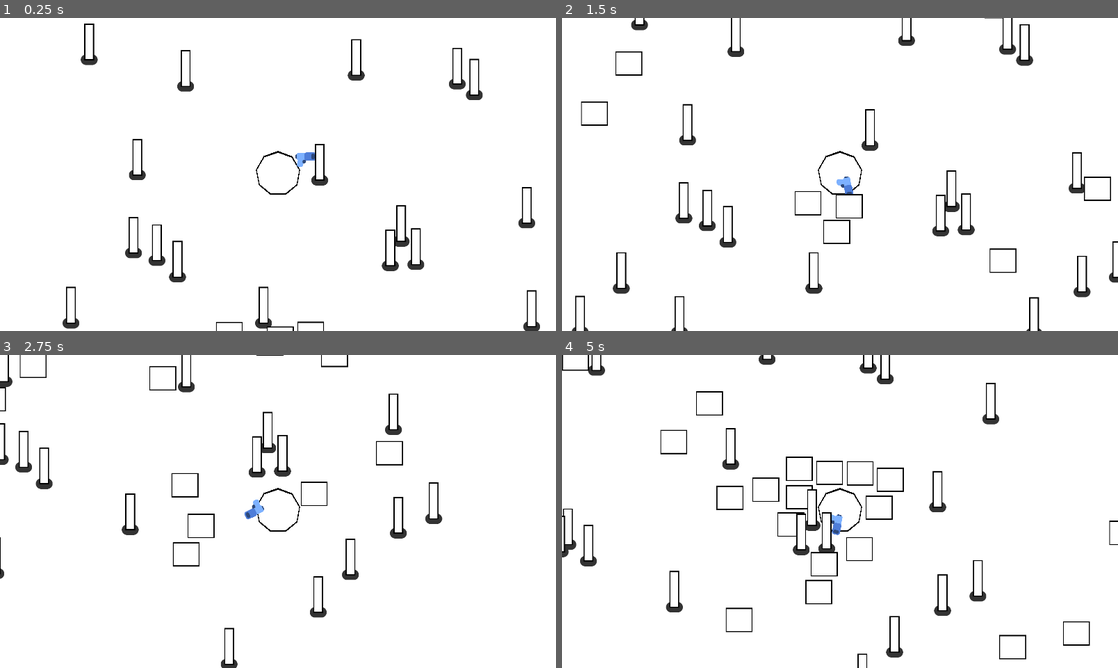
Above: before the commit, frames 1-4 (two rows, left to right).
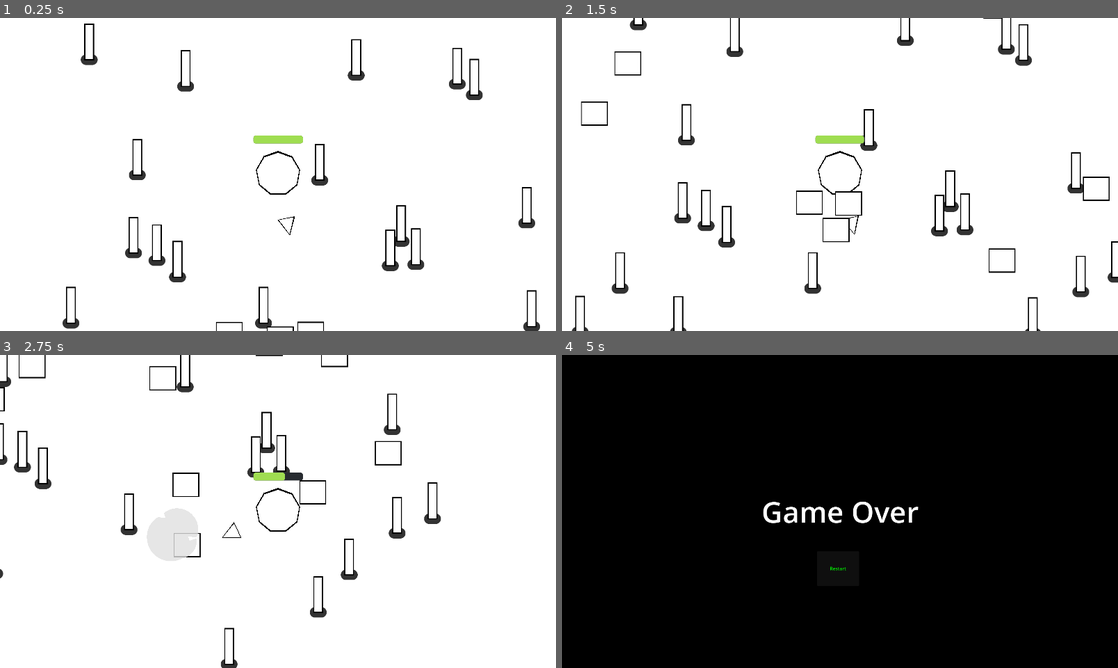
Above: after the commit, the same moments.

Repository: Alyosha-ctrl/foolJam2025
Game: Godot game, scene res://tower_survival.tscn
The game is run twice, just before and just after one commit, with the same random seed, the same clock (stepped at 60 frames per second) and the same inputs.
Inputs:
- Up to frame 1 (0.25 s): no input
- Up to frame 2 (1.5 s): hold D (move_right) 0.53-1.28 s; hold S (move_down) from 1.28 s (still down)
- Up to frame 3 (2.75 s): release S (move_down) at 2.03 s; hold D (move_right) from 2.03 s (still down)
- Up to frame 4 (5 s): release D (move_right) at 2.78 s; hold W (move_up) 2.78-3.53 s; hold A (move_left) from 3.53 s (still down)

The runs differ from the first frame. In frame 1, 0.4% of the frame differs, in the area x 45-57%, y 37-70%; in frame 2, 3.1%; in frame 3, 3.5%; in frame 4, 98%, in the area x 0-100%, y 0-100%.

Commit message:
Made the gun into a triangle, and fixed a bug with the players hitbox being too small.
Turned the gun into a triangle, and the remodel of the style is almost complete, just have to turn the bullet into another triangle.

Diff:
--- a/gun.gd
+++ b/gun.gd
@@ -17,10 +17,11 @@
 	const BULLET = preload("res://bullet.tscn")
 	var new_bullet = BULLET.instantiate()
 	new_bullet.global_position = $%shooting_point.global_position
+	#Replace with the rotation aimed at the nearest enemy
 	new_bullet.global_rotation = $%shooting_point.global_rotation
 	$%shooting_point.add_child(new_bullet)
 
 
 
 func _on_timer_timeout() -> void:
-	time += 0.1
+	time += %Timer.wait_time
--- a/gun.tscn
+++ b/gun.tscn
@@ -12,20 +12,34 @@
 script = ExtResource("1_dk5gl")
 
 [node name="CollisionShape2D" type="CollisionShape2D" parent="."]
-position = Vector2(121, -11)
+position = Vector2(210, 0)
 shape = SubResource("CircleShape2D_dk5gl")
 
 [node name="weapon_pivot" type="Marker2D" parent="."]
 
+[node name="Polygon2D2" type="Polygon2D" parent="weapon_pivot"]
+position = Vector2(-23, 3)
+scale = Vector2(1.12727, 1.19231)
+color = Color(0, 0, 0, 1)
+polygon = PackedVector2Array(156, -28, 156, 24, 211, -3)
+
+[node name="Polygon2D" type="Polygon2D" parent="weapon_pivot/Polygon2D2"]
+position = Vector2(19.5161, -4.76837e-07)
+scale = Vector2(0.887097, 0.83871)
+polygon = PackedVector2Array(156, -28, 156, 24, 211, -3)
+
+[node name="shooting_point" type="Marker2D" parent="weapon_pivot/Polygon2D2"]
+unique_name_in_owner = true
+position = Vector2(206.694, -4.76837e-07)
+scale = Vector2(0.887097, 0.83871)
+
 [node name="Pistol" type="Sprite2D" parent="weapon_pivot"]
-position = Vector2(96, 0)
+visible = false
+position = Vector2(188, 6)
 texture = ExtResource("1_vk1bi")
 
-[node name="shooting_point" type="Marker2D" parent="weapon_pivot/Pistol"]
+[node name="Timer" type="Timer" parent="."]
 unique_name_in_owner = true
-position = Vector2(25, -11)
-
-[node name="Timer" type="Timer" parent="."]
 wait_time = 0.1
 autostart = true
 
--- a/player.tscn
+++ b/player.tscn
@@ -6,10 +6,10 @@
 [ext_resource type="PackedScene" uid="uid://buoqd270n7r8v" path="res://gun.tscn" id="3_i3pqv"]
 
 [sub_resource type="CircleShape2D" id="CircleShape2D_onrkg"]
-radius = 84.1724
+radius = 80.0
 
 [sub_resource type="CircleShape2D" id="CircleShape2D_i3pqv"]
-radius = 74.0
+radius = 83.0963
 
 [sub_resource type="StyleBoxFlat" id="StyleBoxFlat_hqtel"]
 bg_color = Color(0.152941, 0.168627, 0.188235, 1)
@@ -58,7 +58,6 @@
 [node name="Camera2D" type="Camera2D" parent="."]
 
 [node name="Gun" parent="." instance=ExtResource("3_i3pqv")]
-position = Vector2(0, -51)
 
 [node name="hurt_box" type="Area2D" parent="."]
 unique_name_in_owner = true
@@ -71,7 +70,6 @@
 
 [node name="ProgressBar" type="ProgressBar" parent="."]
 unique_name_in_owner = true
-visible = false
 offset_left = -85.0
 offset_top = -134.0
 offset_right = 86.0
